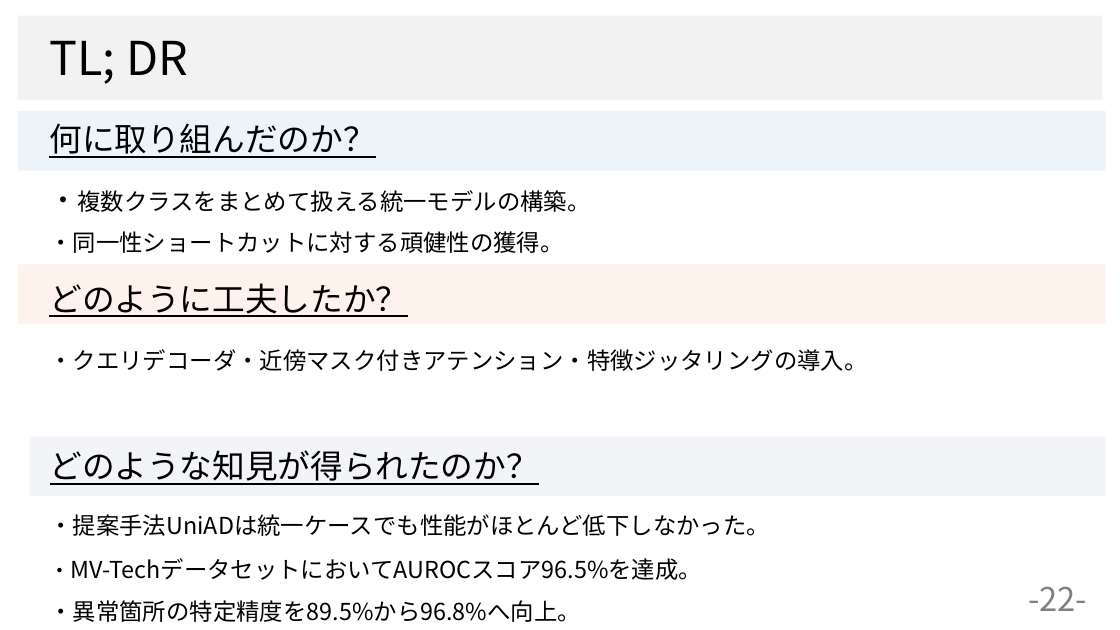
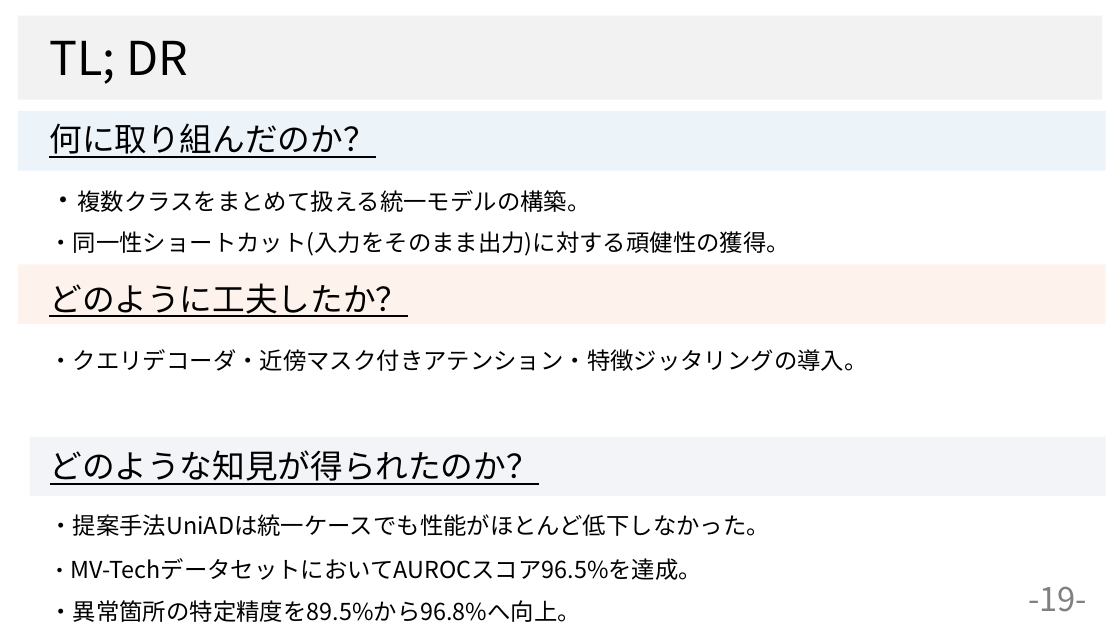
Before and after one commit to dhia-github/haselab-all, a slide deck: slide 19 of 20_発表資料/ゼミ資料/統一モデル_ゼミ資料２.pptx (slide 22 before the commit). Drawn at 1120x630 pixels with LibreOffice and Linux fonts; fonts in the diff are those of the drawing; background and template pictures are left out. Boxes give left, top, right and bottom in pixels: in the first picture for what was removed or moved away, otherwise in the second. Text is boxed around its words. In the diff, an @@ line names an element or a change of style, - is before the commit and + after.

```diff
--- a/20_発表資料/ゼミ資料/統一モデル_ゼミ資料２.pptx
+++ b/20_発表資料/ゼミ資料/統一モデル_ゼミ資料２.pptx
@@ text at <box>49,231,789,256</box>: text changed @@
-・同一性ショートカットに対する頑健性の獲得。
+・同一性ショートカット(入力をそのまま出力)に対する頑健性の獲得。
@@ page number at <box>1028,586,1087,612</box>: text changed @@
--22-
+-19-
```
Also in this commit, not shown: 5 other slides changed, 6 slides added, 8 slides removed.
